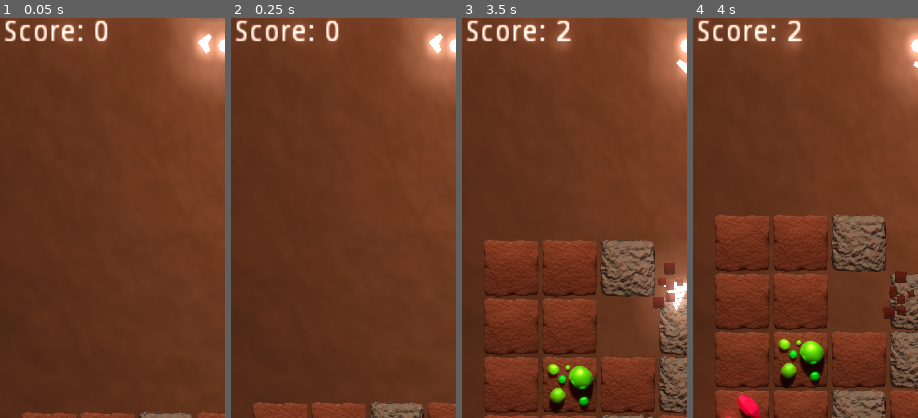
Above: before the commit, frames 1-4 (left to right).
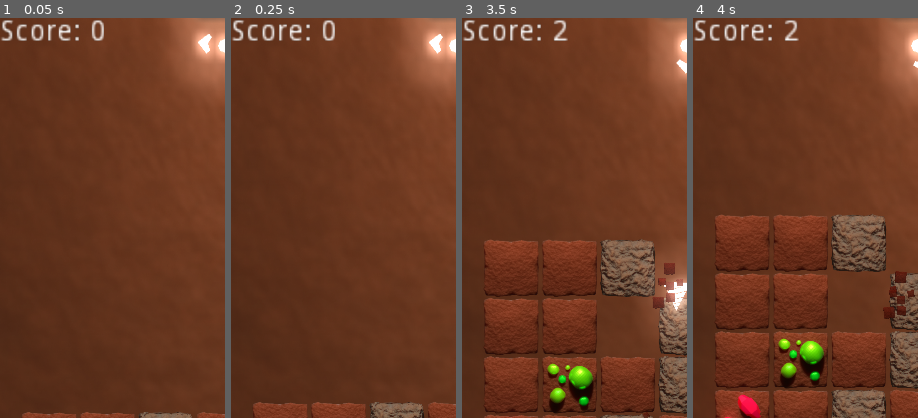
Above: after the commit, the same moments.

Repository: Maxic/arcade
Game: Godot game, scene res://main.tscn
Same seed, same stepped clock (60 frames per second), same inputs: the game is played once before the commit and once after it.
Inputs (mouse positions are % of the whole screen's width and height, from its top left):
- Up to frame 1 (0.05 s): no input
- Up to frame 2 (0.25 s): no input
- Up to frame 3 (3.5 s): move the mouse to (72, 45) at 0.52 s; press the mouse at (72, 45) at 0.53 s; move the mouse to (30, 55) at 1.27 s; release the mouse at (30, 55) at 1.28 s; click (30, 55) at 1.35 s; move the mouse to (60, 28) at 2.02 s; press the mouse at (60, 28) at 2.03 s; move the mouse to (45, 70) at 2.77 s; release the mouse at (45, 70) at 2.78 s; click (45, 70) at 2.85 s
- Up to frame 4 (4 s): move the mouse to (80, 65) at 3.52 s; press the mouse at (80, 65) at 3.53 s
The pictures show only the part of the screen within x 0-50%, y 0-50%; the shares and areas given below are measured in that part.

The runs differ from the first frame. In frame 1, 1.6% of the frame differs, in the area x 0-48%, y 0-6%; in frame 2, 1.6%; in frame 3, 1.7%, in the area x 0-49%, y 0-8%; in frame 4, 1.7%.

Commit message:
UI on top

Diff:
--- a/main.tscn
+++ b/main.tscn
@@ -29,27 +29,6 @@
 margin_bottom = 1942.0
 texture = ExtResource( 4 )
 stretch_mode = 1
-__meta__ = {
-"_edit_use_anchors_": false
-}
-
-[node name="ui" type="Control" parent="."]
-anchor_right = 1.0
-anchor_bottom = 1.0
-__meta__ = {
-"_edit_use_anchors_": false
-}
-
-[node name="score_label" type="Label" parent="ui"]
-anchor_left = 0.5
-anchor_right = 0.5
-margin_left = 7.86201
-margin_top = 10.6787
-margin_right = 42.862
-margin_bottom = 24.6787
-rect_scale = Vector2( 5, 5 )
-text = "Score"
-script = ExtResource( 5 )
 __meta__ = {
 "_edit_use_anchors_": false
 }
@@ -96,4 +75,24 @@
 scale = Vector2( 8.76485, 12.3393 )
 texture = ExtResource( 6 )
 
+[node name="ui_layer" type="CanvasLayer" parent="."]
+layer = 10
+
+[node name="ui" type="Control" parent="ui_layer"]
+anchor_right = 1.0
+anchor_bottom = 1.0
+__meta__ = {
+"_edit_use_anchors_": false
+}
+
+[node name="score_label" type="Label" parent="ui_layer/ui"]
+margin_right = 35.0
+margin_bottom = 14.0
+rect_scale = Vector2( 5, 5 )
+text = "Score"
+script = ExtResource( 5 )
+__meta__ = {
+"_edit_use_anchors_": false
+}
+
 [connection signal="area_entered" from="area_up" to="area_up" method="_on_area_up_area_entered"]
